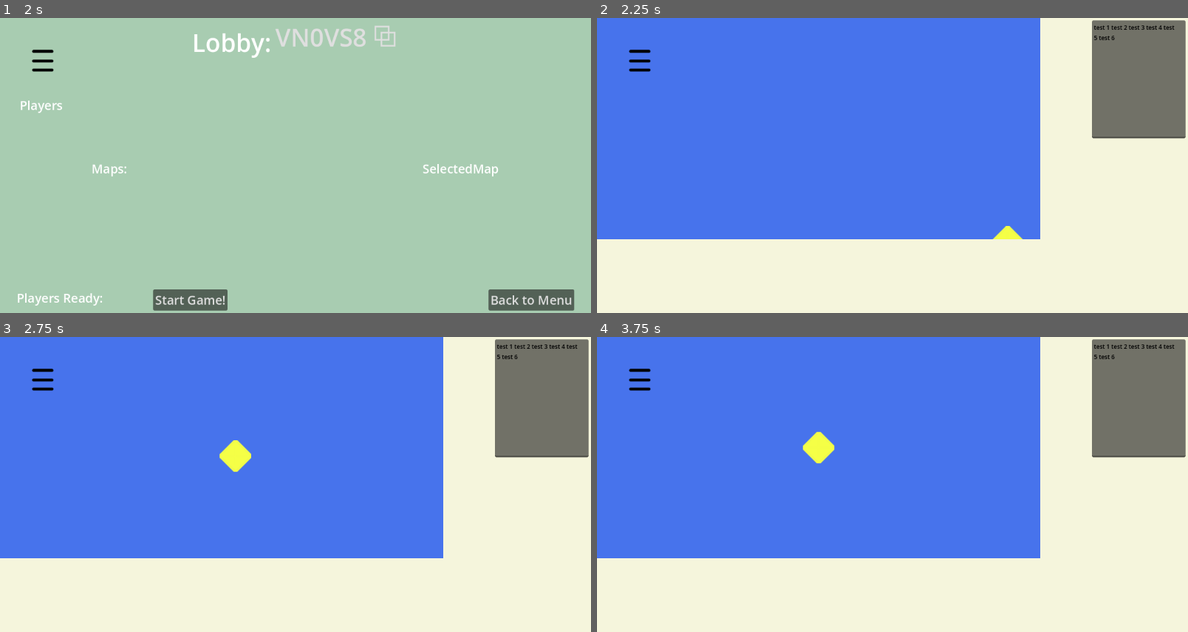
Above: before the commit, frames 1-4 (two rows, left to right).
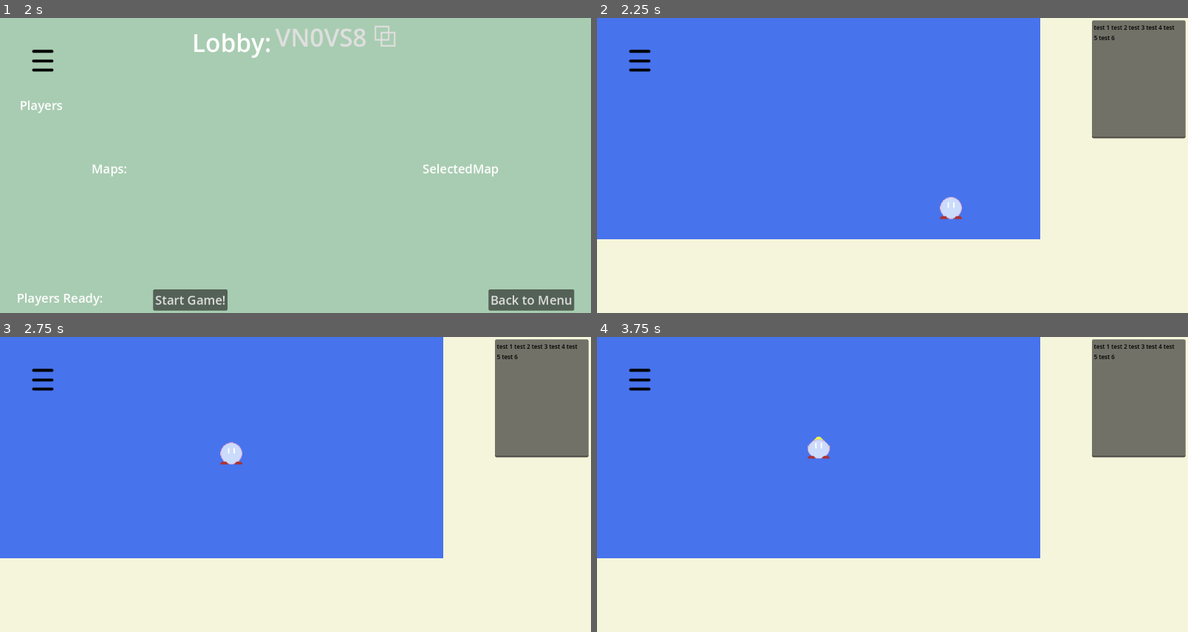
Above: after the commit, the same moments.

Repository: Collyz/Foragers
Game: Godot game, scene res://scenes/scene_controller_node.tscn
The game is run twice, just before and just after one commit, with the same random seed, the same clock (stepped at 60 frames per second) and the same inputs.
Inputs (mouse positions are in pixels of both pictures, inside the frame that each line leads up to):
- Up to frame 1 (2 s): tap Enter at 0.5 s; move the mouse to (425, 150) at 0.52 s; hold D (move_right) 0.53-1.25 s; click (425, 150) at 0.67 s; click "Host Game" at 1.25 s
- Up to frame 2 (2.25 s): click "Start Game!" at 2 s
- Up to frame 3 (2.75 s): no input
- Up to frame 4 (3.75 s): click (638, 378) at 2.75 s; click "Resume" at 3.5 s

Frame 1 is identical in both runs. In frame 2, 0.4% of the frame differs, in the area x 58-72%, y 60-75%; in frame 3, 0.4%, in the area x 37-43%, y 35-46%; in frame 4, 0.4%.

Commit message:
Refactored magic numbers

Diff:
--- a/foragers/scripts/multiplayer_scripts/multiplayer.gd
+++ b/foragers/scripts/multiplayer_scripts/multiplayer.gd
@@ -9,6 +9,9 @@
 func _ready():
 	peer = ENetMultiplayerPeer.new()
 	randomize()
+
+	## Give parent a unique ID for handling synchronization
+	#get_parent().name = str(multiplayer.get_unique_id())
 
 func create_server():
 	if peer != null:
--- a/foragers/scripts/scene_scripts/board_camera.gd
+++ b/foragers/scripts/scene_scripts/board_camera.gd
@@ -11,9 +11,9 @@
 func _ready():
 	# Board size from game script
 	board_size = parent.BOARD_SIZE
-	# Camerar to center of the baord
+	# Camera to center of the baord
 	position = board_size * 0.5
-	print(self.position)
+	zoom = Vector2(0.7, 0.7)
 	clamp_camera()
 
 func _input(event):
--- a/foragers/scripts/scene_scripts/game_scene.gd
+++ b/foragers/scripts/scene_scripts/game_scene.gd
@@ -1,7 +1,8 @@
 extends Control
 class_name Game
 
-const BOARD_SIZE: Vector2 = Vector2(2000, 1200)
+# Consts
+const BOARD_SIZE: Vector2 = Vector2(2000, 1200) # Arbitrary size of the board
 const SPEC_BORDER_POS = {
 	"TOP_LEFT" : Vector2(0, 0),
 	"TOP_RIGHT": Vector2(BOARD_SIZE.x, 0),
@@ -10,70 +11,76 @@
 	"CENTER" : BOARD_SIZE/2
 }
 
+# Scenes
 @onready var game_camera = $SubViewportContainerBoard/BoardSubViewport/BoardCamera
 @onready var game_viewport = $SubViewportContainerBoard/BoardSubViewport
 @onready var side_viewport = $SubViewportContainerSides/SideViewport
 @onready var message_box = $SubViewportContainerSides/SideViewport/TextEdit
 @onready var board_camera = $SubViewportContainerBoard/BoardSubViewport/BoardCamera
-
 @onready var border_checker = preload("res://border_checker.tscn")
 @onready var player = preload("res://filler.tscn")
+# Window size of the actual game
+@onready var window_size = get_viewport().get_visible_rect().size
+# Make game viewport 6/8 of the width and 6/8 of the screen height
+@onready var game_viewport_size = Vector2(window_size.x/8 * 6, window_size.y/8 * 6)
+@onready var side_viewport_size = Vector2(window_size.x, window_size.y) # UI Viewpoint
+@onready var msg_box_vals: Dictionary = { #msg box vals
+	"width" : (window_size.x/6) - 10,
+	"height" : (window_size.y/10) * 4,
+	"x_pos" : (window_size.x/6 * 5) + 5,
+	"y_pos" : 5
+}
 
-var screen_size: Vector2
+#func _enter_tree() -> void:
+	#set_multiplayer_authority(int(str(name)))
 
 func _ready():
-	screen_size = get_viewport().get_visible_rect().size
-
+	# Spawn placeholders at key points on the board for sanity
 	for pos_key in SPEC_BORDER_POS:
 		var child = border_checker.instantiate()
 		game_viewport.add_child(child)
 		child.position = SPEC_BORDER_POS[pos_key]
 
-	# Make viewport 7/8 of the screen height and 5/6 of the width
-	game_viewport.size = Vector2(screen_size.x/8 * 6, screen_size.y/8 * 6)
-	# Make sideviewport the same size as the screen since it's behind the board anyways
-	side_viewport.size = Vector2(screen_size.x, screen_size.y)
-
-	game_camera.position_smoothing_enabled = false;
-	game_camera.position_smoothing_enabled = true;
-
-	# Setting message box width and height
-	message_box.size.x = (screen_size.x/6) - 10
-	message_box.size.y = (screen_size.y/10) * 4
-	message_box.position.x = 0
-	message_box.position.x = (screen_size.x/6 * 5) + 5
-	message_box.position.y += 5
-
-func _input(event):
-	if event is InputEventMouseButton and event.pressed and event.button_index == MOUSE_BUTTON_LEFT:
-		var mouse_pos = get_viewport().get_mouse_position()
-		print("Mouse clicked at: ", mouse_pos)
-
-		# Get the node under the mouse
-		var viewport = get_viewport()
-		var node = _get_topmost_control_at_position(self, mouse_pos)
-		if node:
-			print("Clicked node: ", node.get_path(), " (Type: ", node.get_class(), ")")
-		else:
-			print("No Control node found at click position")
-
-# Recursive function to find the topmost Control node at a position
-func _get_topmost_control_at_position(node: Node, pos: Vector2) -> Node:
-	if not node is Control or not node.visible or node.mouse_filter == MOUSE_FILTER_IGNORE:
-		return null
-
-	# Check children in reverse order (topmost rendered last)
-	for child in node.get_children():
-		if child is Control and child.get_global_rect().has_point(pos):
-			var result = _get_topmost_control_at_position(child, pos)
-			if result:
-				return result
-	# If no child is found, check the node itself
-	if node.get_global_rect().has_point(pos):
-		return node
-	return null
+	game_viewport.size = game_viewport_size
+	side_viewport.size = side_viewport_size
+	# Setting message box width, height, x, y pos
+	message_box.position = Vector2() # Start at 0,0 then move it
+	message_box.size.x = msg_box_vals["width"]
+	message_box.size.y = msg_box_vals["height"]
+	message_box.position.x = msg_box_vals["x_pos"]
+	message_box.position.y = msg_box_vals["y_pos"]
 
 func spawn_player(peerID: String) -> void:
 	var temp_player: TempPlayer = player.instantiate()
 	temp_player.name = peerID
+	temp_player.position = SPEC_BORDER_POS["CENTER"]
 	game_viewport.add_child(temp_player)
+
+
+
+#func _input(event):
+	#if event is InputEventMouseButton and event.pressed and event.button_index == MOUSE_BUTTON_LEFT:
+		#var mouse_pos = get_viewport().get_mouse_position()
+		#print("Mouse clicked at: ", mouse_pos)
+#
+		#var node = _get_topmost_control_at_position(self, mouse_pos)
+		#if node:
+			#print("Clicked node: ", node.get_path(), " (Type: ", node.get_class(), ")")
+		#else:
+			#print("No Control node found at click position")
+#
+## Recursive function to find the topmost Control node at a position
+#func _get_topmost_control_at_position(node: Node, pos: Vector2) -> Node:
+	#if not node is Control or not node.visible or node.mouse_filter == MOUSE_FILTER_IGNORE:
+		#return null
+	#
+	## Check children in reverse order (topmost rendered last)
+	#for child in node.get_children():
+		#if child is Control and child.get_global_rect().has_point(pos):
+			#var result = _get_topmost_control_at_position(child, pos)
+			#if result:
+				#return result
+	## If no child is found, check the node itself
+	#if node.get_global_rect().has_point(pos):
+		#return node
+	#return null
